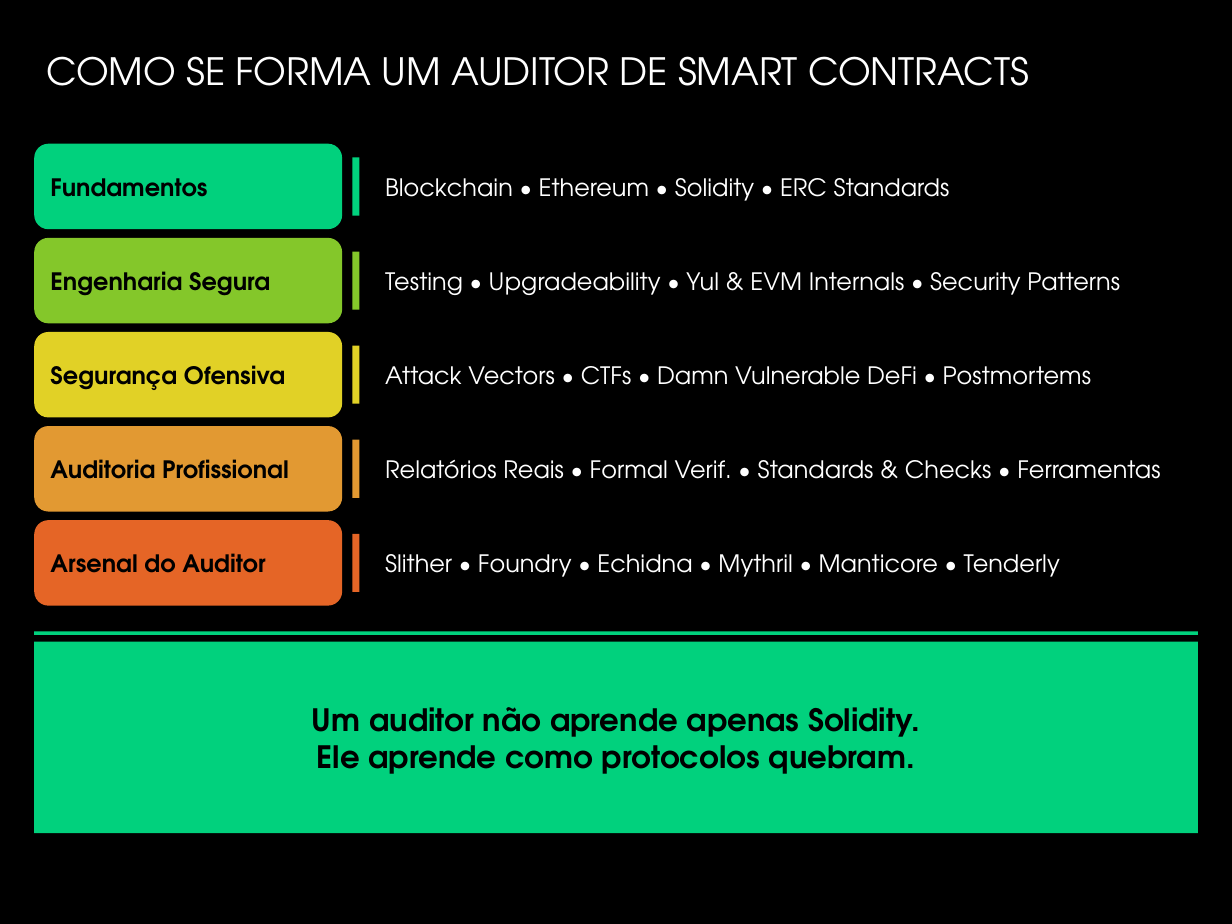
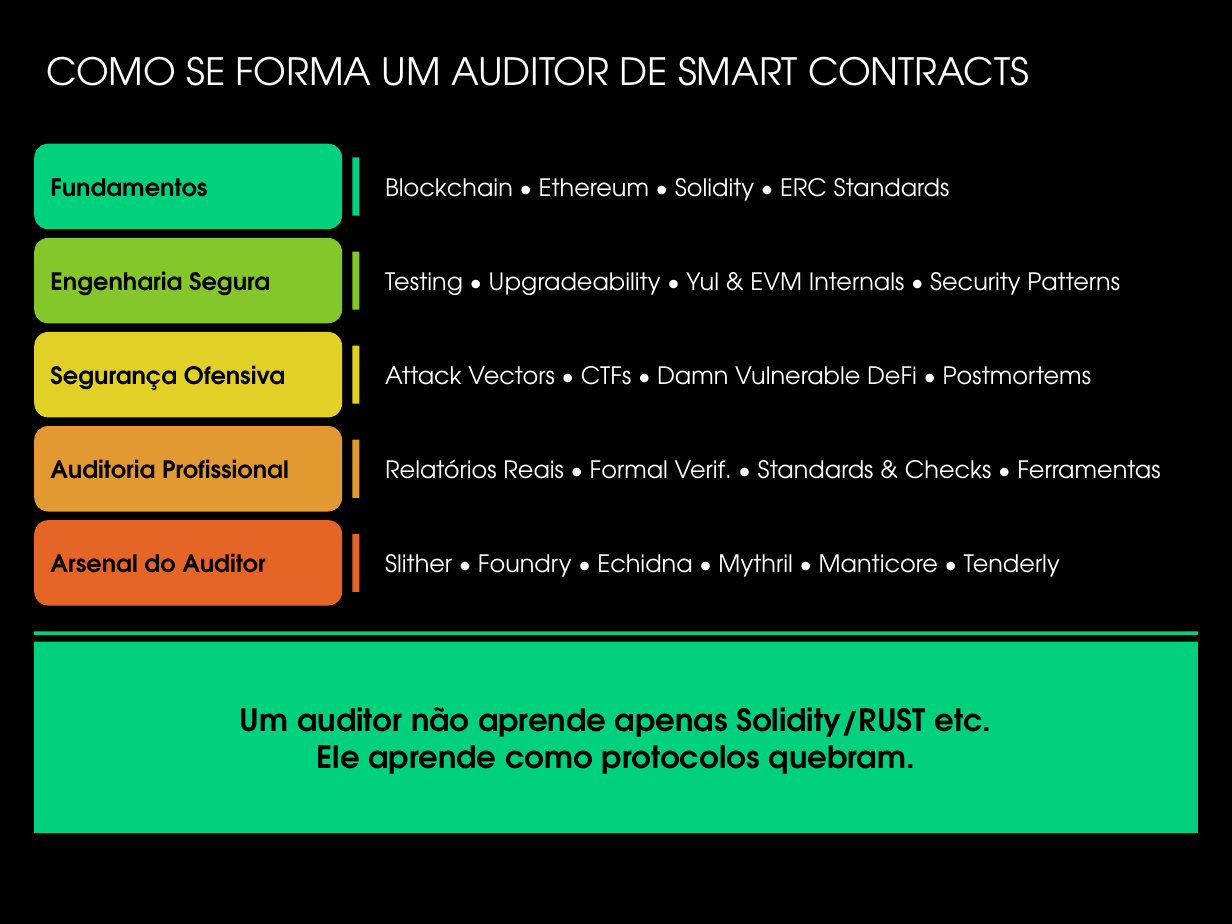
Before and after one commit to Andrewsnobre/secure-ipfs-workshop, a slide deck: slide 19 of Anatomia_dos_Hacks_Web3_Andrews_Rodrigues.pptx (slide 18 before the commit). Drawn at 1232x924 pixels with LibreOffice and Linux fonts; fonts in the diff are those of the drawing; background and template pictures are left out. Boxes give left, top, right and bottom in pixels: in the first picture for what was removed or moved away, otherwise in the second. Text is boxed around its words. In the diff, an @@ line names an element or a change of style, - is before the commit and + after.

Commit message:
ppt

```diff
--- a/Anatomia_dos_Hacks_Web3_Andrews_Rodrigues.pptx
+++ b/Anatomia_dos_Hacks_Web3_Andrews_Rodrigues.pptx
@@ text at [240,707,991,737]: text changed @@
-Um auditor não aprende apenas Solidity.
+Um auditor não aprende apenas Solidity/RUST etc.
```
Also in this commit, not shown: 2 slides added, 1 slide removed.
